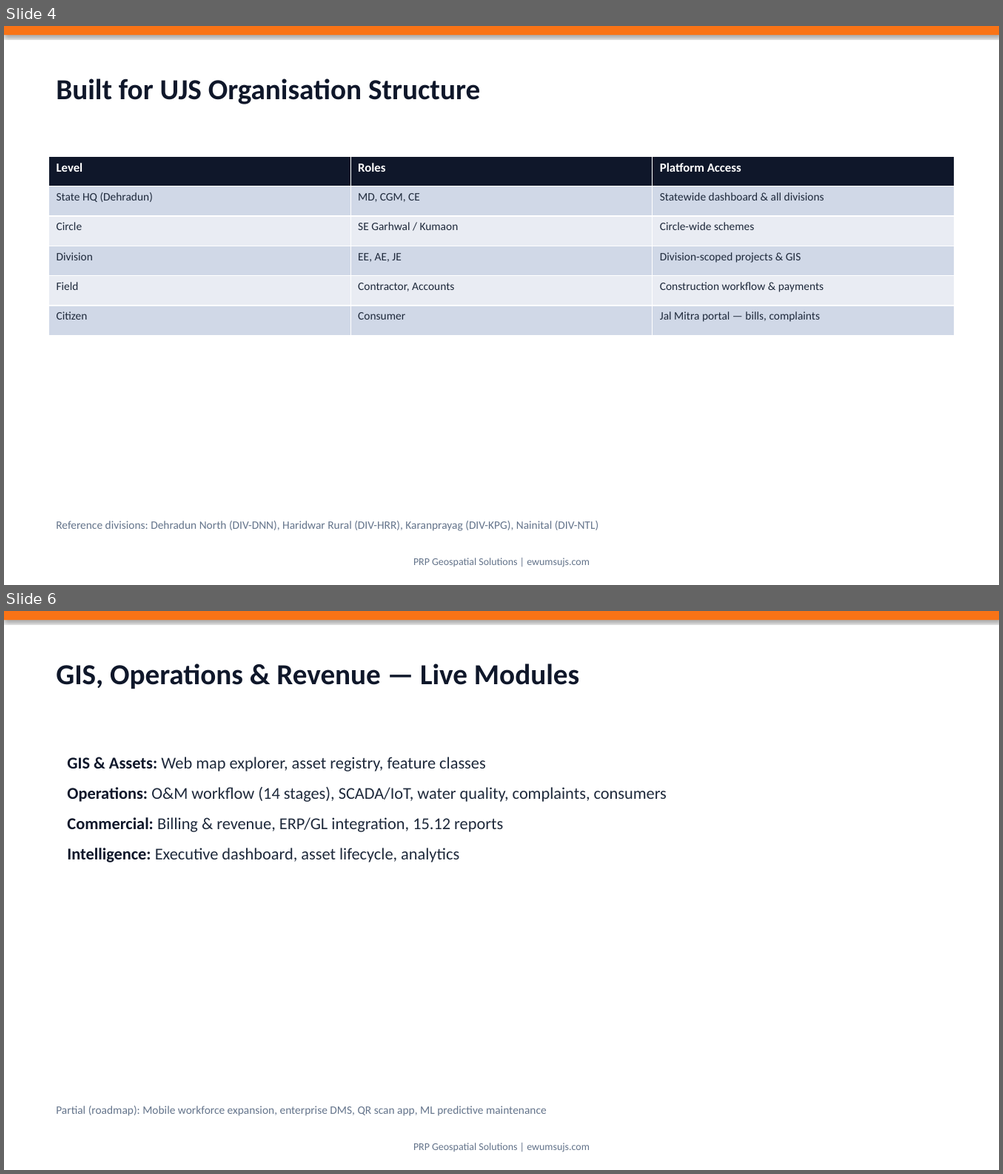
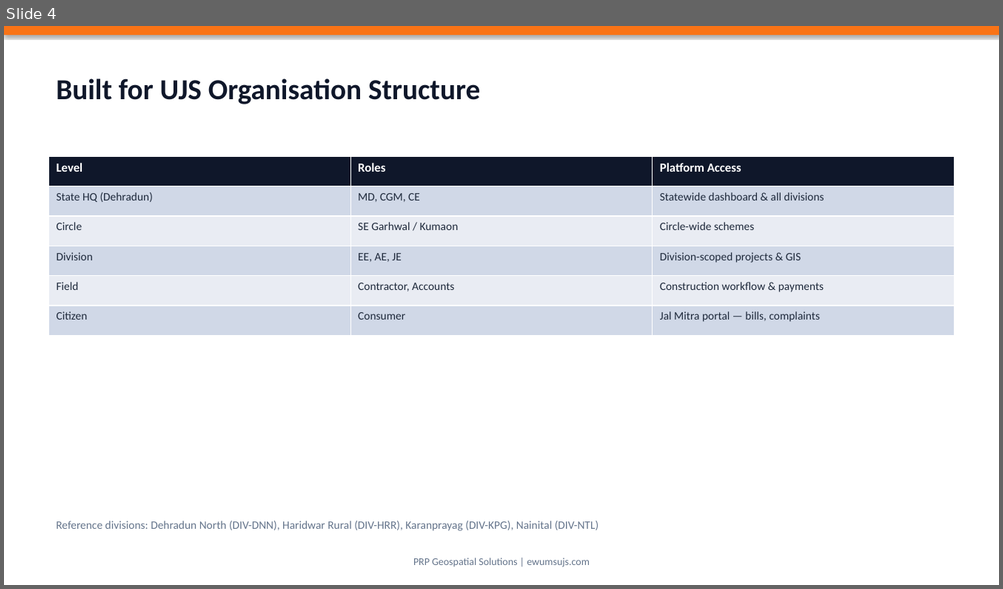
Before and after one commit to geospatialprp-dotcom/EWUMS, a slide deck: docs/ujs-presentation/EWUMS-UJS-Presentation.pptx. Shown one above the other, each under a label of ours: slides 4 and 6 before the commit, slide 4 after it; the slides between them are not shown. The pictures are 1003x1174 and 1003x589 pixels, drawn with LibreOffice and Linux fonts; fonts in the diff are those of the drawing. Boxes give left, top, right and bottom in pixels: in the first picture for what was removed or moved away, otherwise in the second. Text is boxed around its words. In the diff, an @@ line names an element or a change of style, - is before the commit and + after.

```diff
--- a/docs/ujs-presentation/EWUMS-UJS-Presentation.pptx
+++ b/docs/ujs-presentation/EWUMS-UJS-Presentation.pptx
@@ slide 6 removed at box(4, 611, 999, 1170), background #FFFFFF @@
@@ rectangle removed at box(4, 611, 999, 620) @@
@@ text removed at box(56, 664, 579, 689) @@
-GIS, Operations & Revenue — Live Modules
@@ text removed at box(67, 757, 666, 863) @@
-GIS & Assets: Web map explorer, asset registry, feature classes
-Operations: O&M workflow (14 stages), SCADA/IoT, water quality, complaints, consumers
-Commercial: Billing & revenue, ERP/GL integration, 15.12 reports
-Intelligence: Executive dashboard, asset lifecycle, analytics
@@ text removed at box(56, 1106, 546, 1116) @@
-Partial (roadmap): Mobile workforce expansion, enterprise DMS, QR scan app, ML predictive maintenance
@@ text removed at box(413, 1143, 589, 1153) @@
-PRP Geospatial Solutions | ewumsujs.com
```
Also in this commit, not shown: 3 slides changed, 5 slides added, 4 other slides removed, 3 other files.
